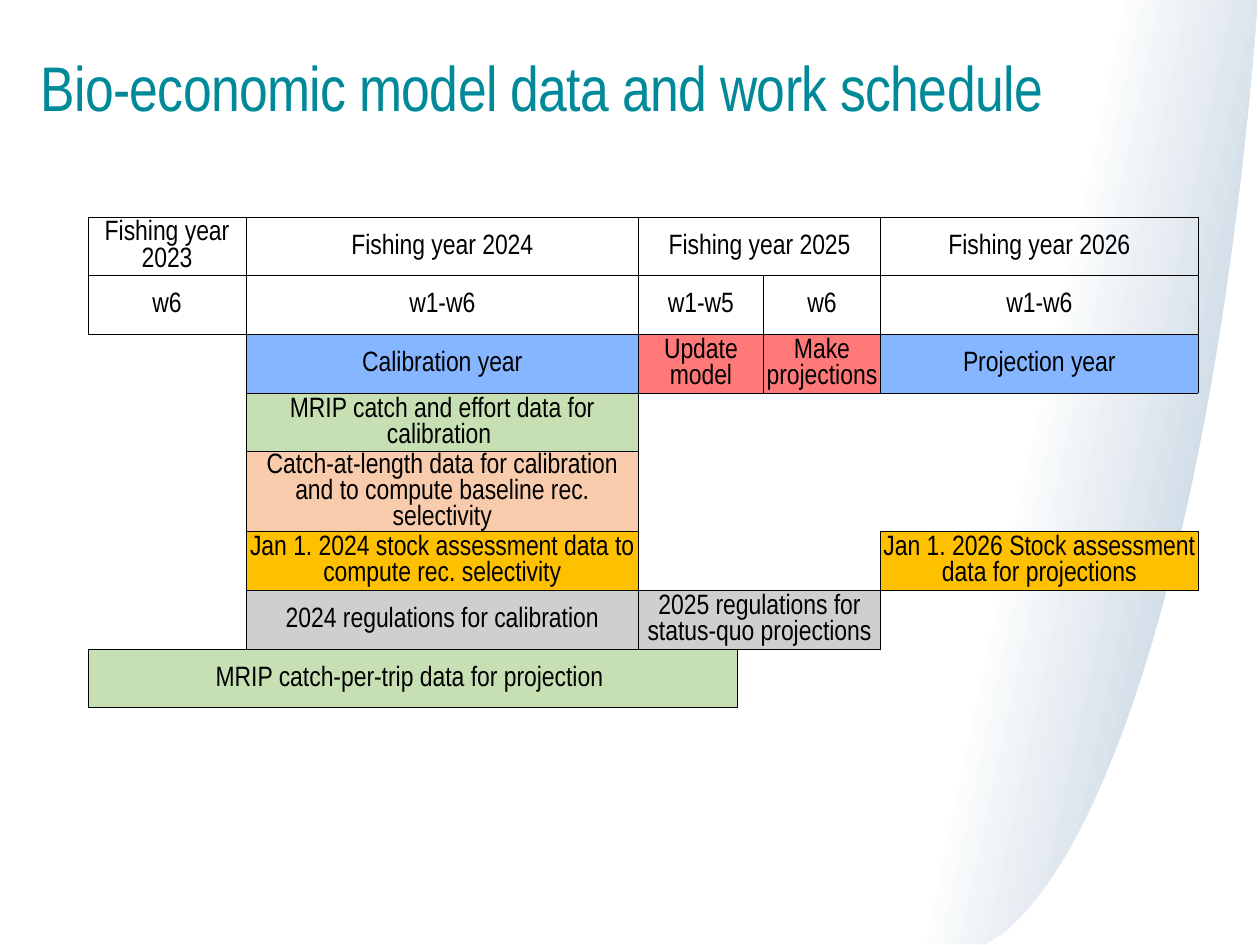
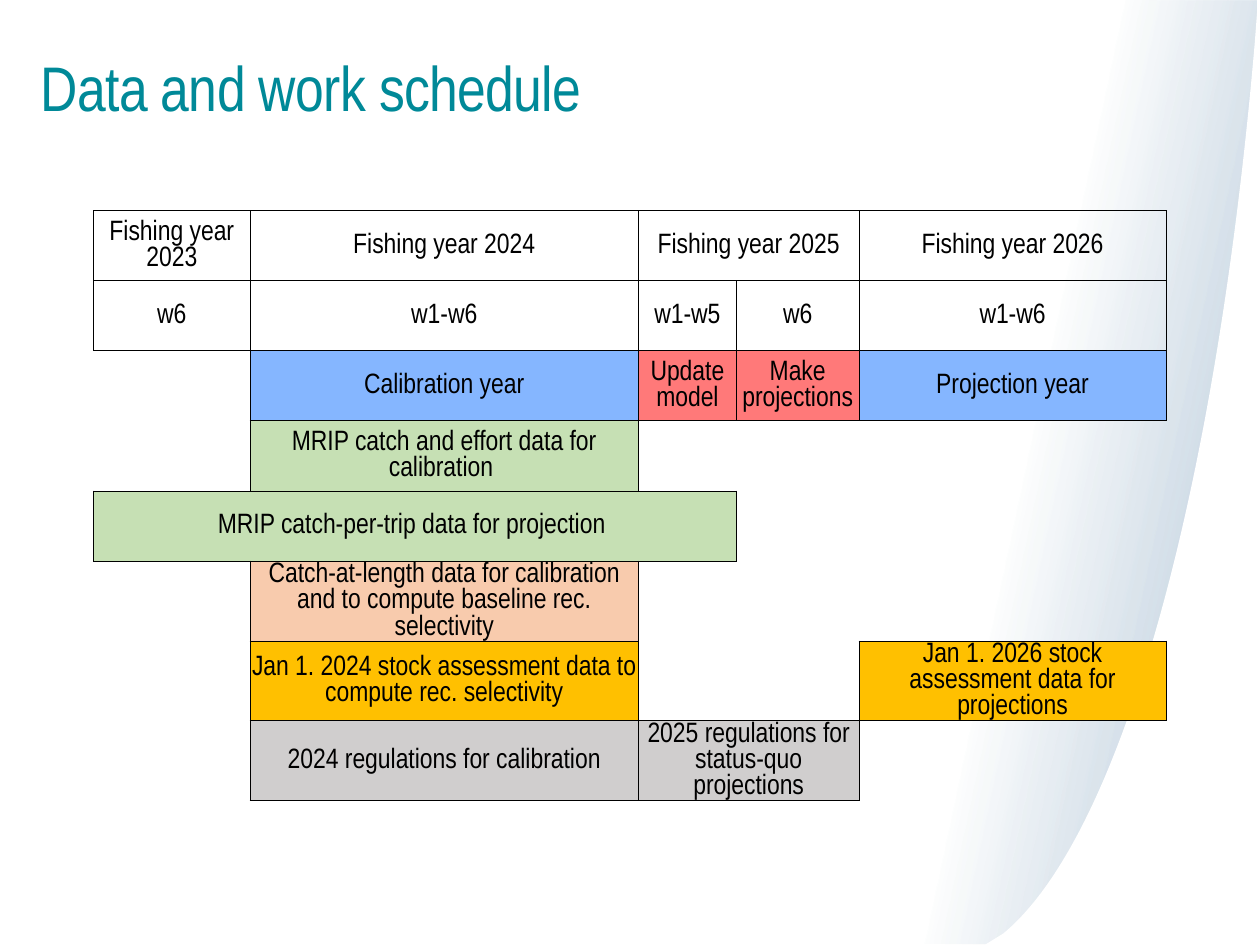
Before and after one commit to mle2718/flukeRDM, a slide deck: slide 6 of docs/TC meeting 6-20-25 Lou.pptx (slide 5 before the commit). Drawn at 1260x945 pixels with LibreOffice and Linux fonts; fonts in the diff are those of the drawing. Boxes give left, top, right and bottom in pixels: in the first picture for what was removed or moved away, otherwise in the second. Text is boxed around its words. In the diff, an @@ line names an element or a change of style, - is before the commit and + after.

```diff
--- a/docs/TC meeting 6-20-25 Lou.pptx
+++ b/docs/TC meeting 6-20-25 Lou.pptx
@@ title at box(41, 65, 581, 112): text changed @@
-Bio-economic model data and work schedule
+Data and work schedule
@@ table at box(93, 210, 1166, 867) @@
-column 1: Fishing year 2023 | w6 |  |  |  |  |  | MRIP catch-per-trip data for projection
-column 2: Fishing year 2024 | w1-w6 | Calibration year | MRIP catch and effort data for calibration | Catch-at-length data for calibration and to compute baseline rec. selectivity | Jan 1. 2024 stock assessment data to compute rec. selectivity | 2024 regulations for calibration | 
-column 3: Fishing year 2025 | w1-w5 | Update model |  |  |  | 2025 regulations for status-quo projections | 
-column 4:  |  |  |  |  |  |  | 
+column 1: Fishing year 2023 | w6 |  |  | MRIP catch-per-trip data for projection |  |  | 
+column 2: Fishing year 2024 | w1-w6 | Calibration year | MRIP catch and effort data for calibration |  | Catch-at-length data for calibration and to compute baseline rec. selectivity | Jan 1. 2024 stock assessment data to compute rec. selectivity | 2024 regulations for calibration
+column 3: Fishing year 2025 | w1-w5 | Update model |  |  |  |  | 2025 regulations for status-quo projections
-column 5, row 6: Jan 1. 2026 Stock assessment data for projections
+column 5, row 6: 
-column 5, row 7: 
+column 5, row 7: Jan 1. 2026 stock assessment data for projections
@@ table: place and size @@
-table at box(88, 217, 1197, 777)
+table at box(93, 210, 1166, 867)
```
Also in this commit, not shown: 16 other slides changed, 2 slides added, 1 slide removed, 8 other files.
